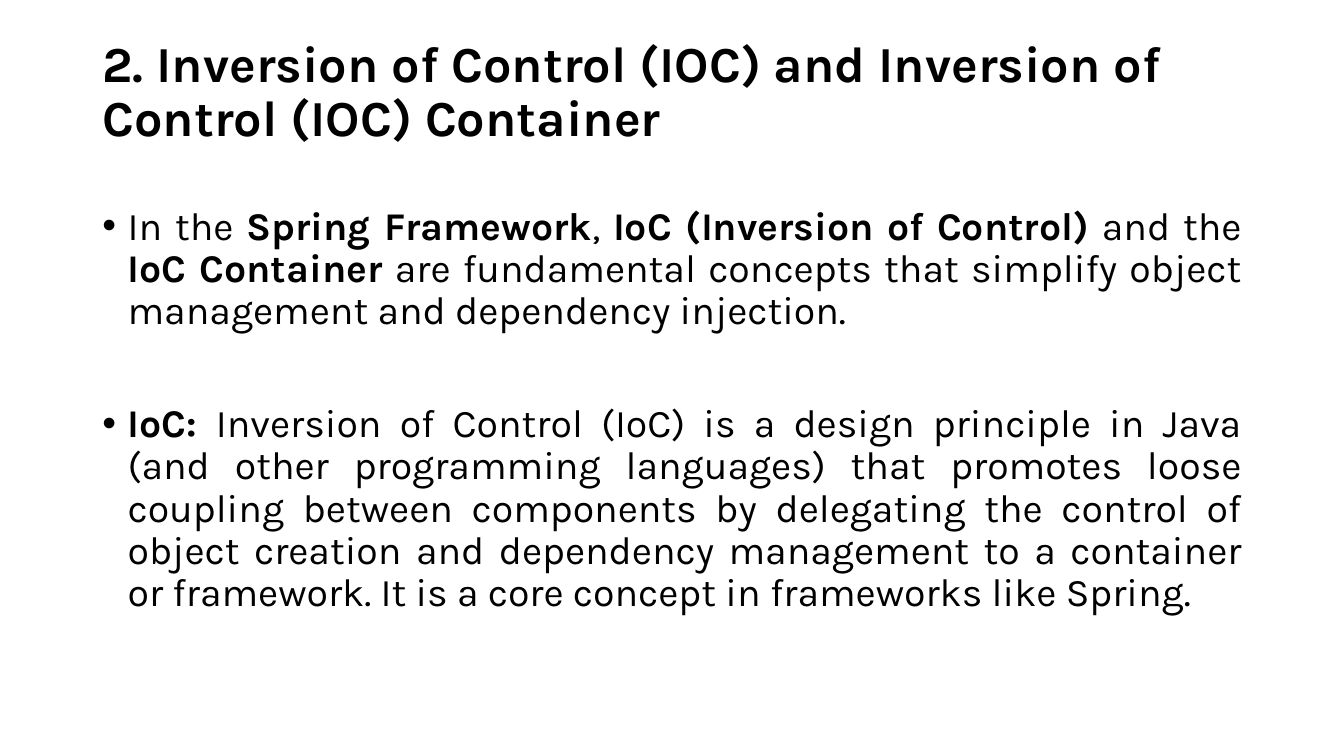
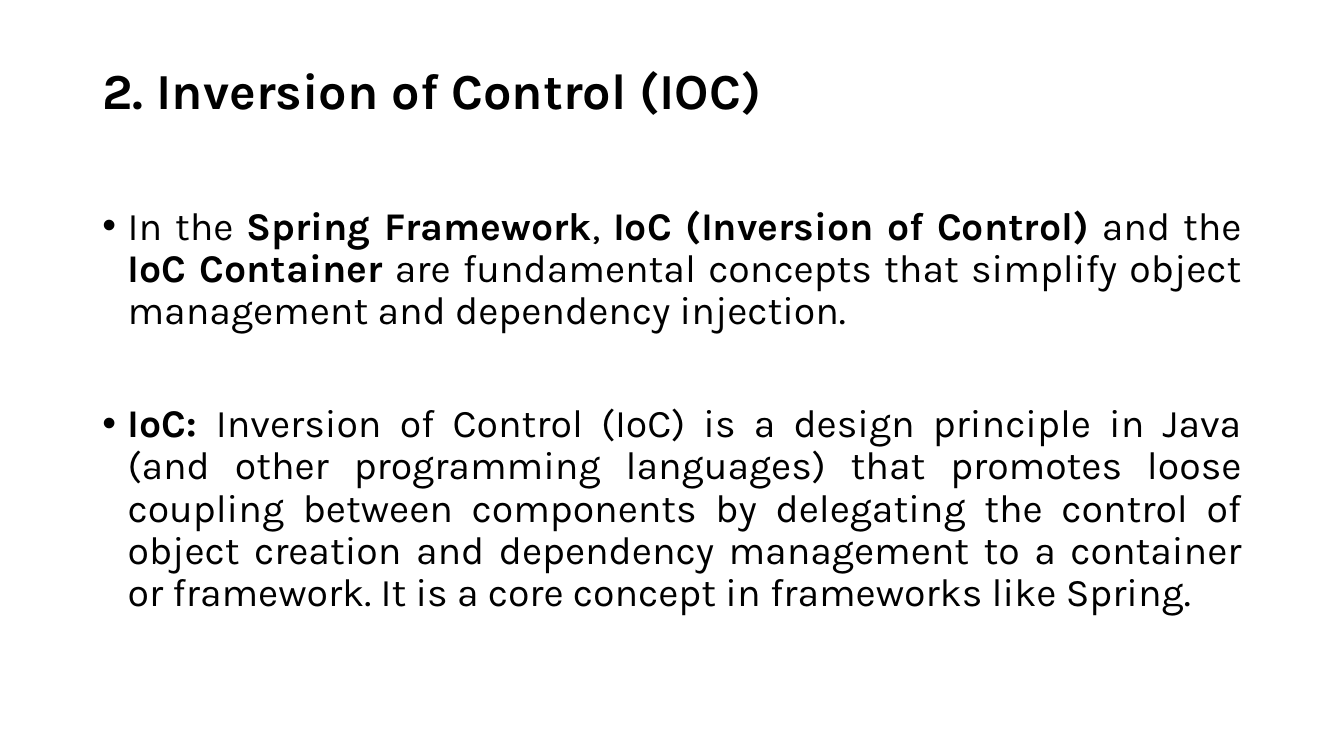
Before and after one commit to ProgrammingStairs/Hibernate-330pm, a slide deck: slide 14 of Spring Introduction.pptx. Drawn at 1344x756 pixels with LibreOffice and Linux fonts; fonts in the diff are those of the drawing. Boxes give left, top, right and bottom in pixels: in the first picture for what was removed or moved away, otherwise in the second. Text is boxed around its words. In the diff, an @@ line names an element or a change of style, - is before the commit and + after.

```diff
--- a/Spring Introduction.pptx
+++ b/Spring Introduction.pptx
@@ title at bbox=[102, 71, 761, 115]: text changed @@
-2. Inversion of Control (IOC) and Inversion of Control (IOC) Container
+2. Inversion of Control (IOC)
```
Also in this commit, not shown: 2 other slides changed, 10 slides added.
